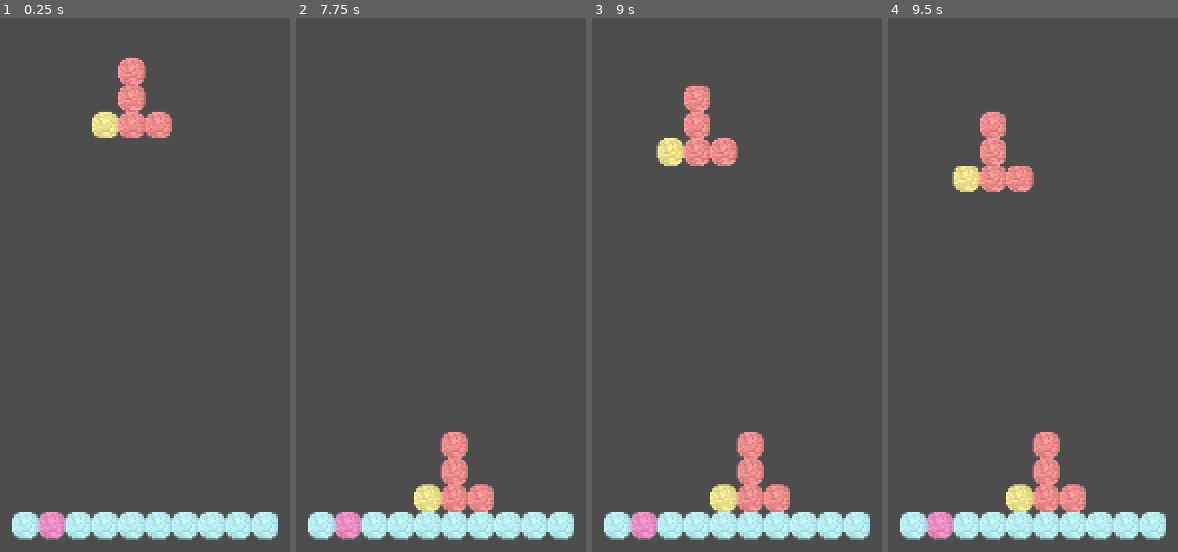
Above: before the commit, frames 1-4 (left to right).
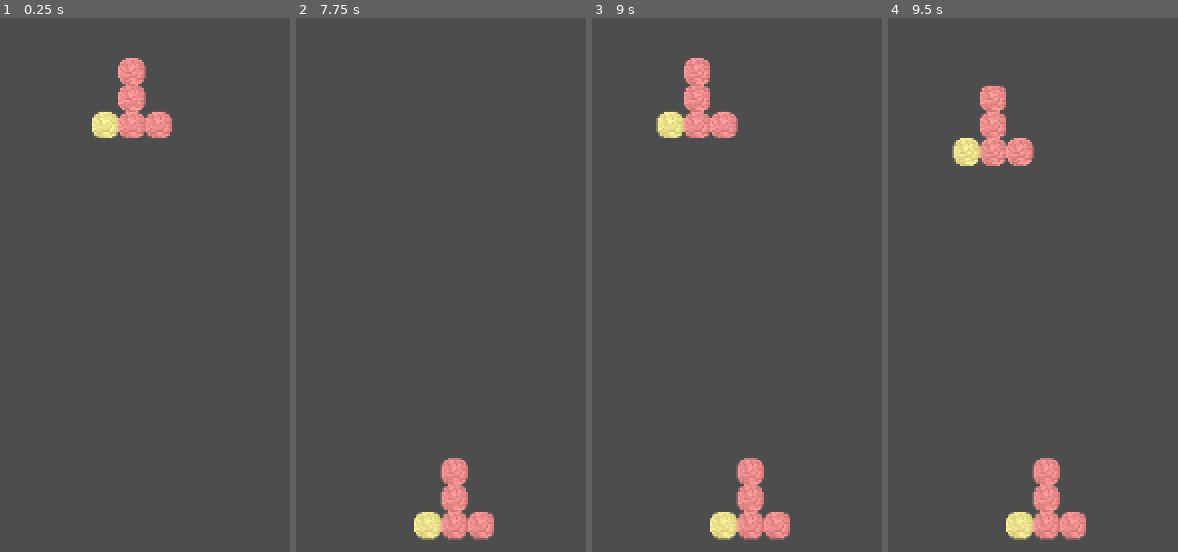
Above: after the commit, the same moments.

Repository: Paradox694/Aerial-Survivor
Game: Godot game, scene res://Grid/GridTest.tscn
Same seed, same stepped clock (60 frames per second), same inputs: the game is played once before the commit and once after it.
Inputs:
- Up to frame 1 (0.25 s): no input
- Up to frame 2 (7.75 s): tap Enter at 0.5, 3.5, 6.5 s; hold D (MoveBlockRight) 0.53-1.28 s; hold A (MoveBlockLeft) 1.28-2.03 s; tap Space at 2, 5 s; hold D (MoveBlockRight) 2.03-3.53 s; hold A (MoveBlockLeft) 3.53-5.78 s; hold D (MoveBlockRight) from 5.78 s (still down)
- Up to frame 3 (9 s): tap Space at 8 s; release D (MoveBlockRight) at 8.03 s; hold A (MoveBlockLeft) from 8.03 s (still down)
- Up to frame 4 (9.5 s): keep holding A (MoveBlockLeft)

The runs differ from the first frame. In frame 1, 4.3% of the frame differs, in the area x 4-96%, y 92-98%; in frame 2, 5.6%; in frame 3, 8.2%, in the area x 4-96%, y 7-98%; in frame 4, 8.2%.

Commit message:
added ceack for hititing bottom

Diff:
--- a/Grid/MainGridSystem.gd
+++ b/Grid/MainGridSystem.gd
@@ -39,19 +39,7 @@
 	FallingBlockGrid.resize(FBGColSize*FBGRowSize)
 	FallingBlockGrid.fill(0)
 	FBGReferenceLocation = Vector2i(3,15)
-	#use in testing
-	MainGridWrite(1,0,0)
-	MainGridWrite(5,1,0)
-	MainGridWrite(1,2,0)
-	MainGridWrite(1,3,0)
-	MainGridWrite(1,4,0)
-	MainGridWrite(1,5,0)
-	MainGridWrite(1,6,0)
-	MainGridWrite(1,7,0)
-	MainGridWrite(1,8,0)
-	MainGridWrite(1,9,0)
-
-
+	#code for testing
 	FBGWrite(6,1,0)
 	FBGWrite(6,2,0)
 	FBGWrite(6,1,1)
@@ -75,10 +63,6 @@
 		if checkForMoveCollison(-1):
 			FBGReferenceLocation.x -= 1
 			checkFBGridOutOfBounds()
-
-
-
-#func _process(delta):
 
 
 
@@ -209,15 +193,16 @@
 
 
 func FBGBlockFall():
+	if(FBGReferenceLocation.y == 0):
+		FBGReset()
+		return
+
 	for r in range(FBGRowSize):
 		for c in range(FBGColSize):
 			if(MainGridRead(c + FBGReferenceLocation.x, r + FBGReferenceLocation.y - 1) != 0 and FBGRead(c,r) != 0):
 				FBGReset()
 				return
 
-
-
-
 	FBGReferenceLocation.y -= 1
 	queue_redraw()
 
